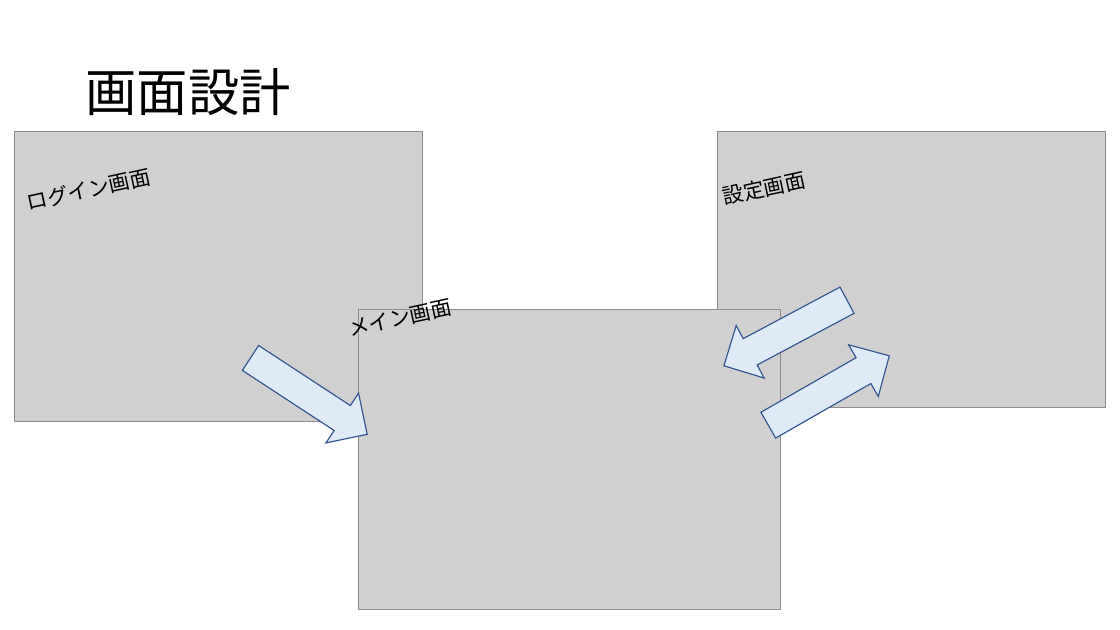
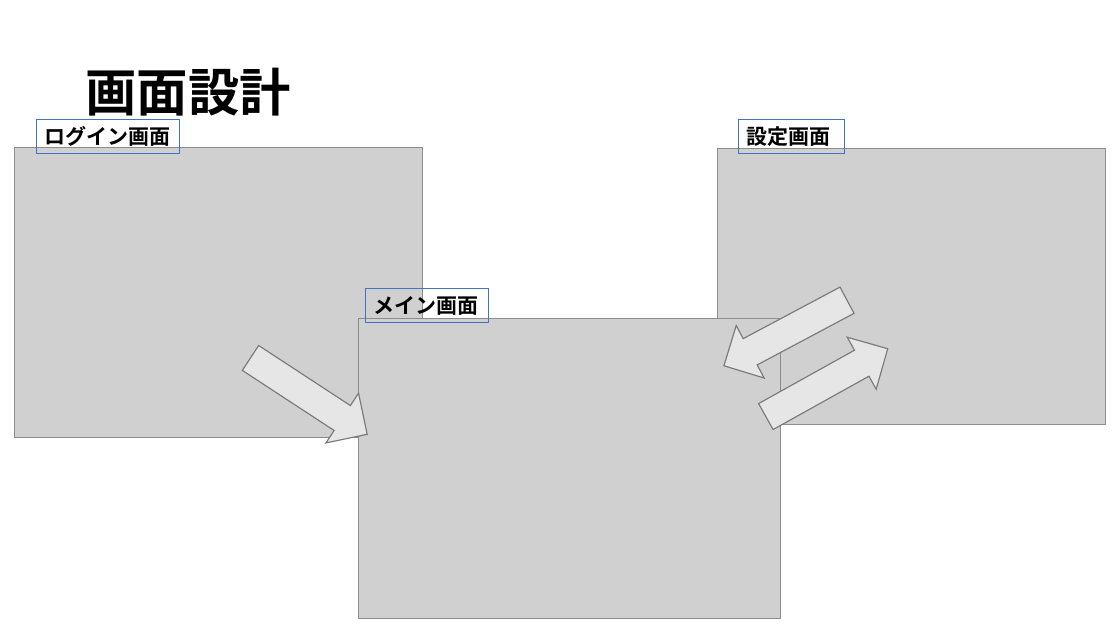
Before and after one commit to ivy239007/UG, a slide deck: slide 4 of プレゼン資料/Webアプリ開発発表資料.pptx. Drawn at 1120x630 pixels with LibreOffice and Linux fonts; fonts in the diff are those of the drawing; grey boxes stand for pictures. Boxes give left, top, right and bottom in pixels: in the first picture for what was removed or moved away, otherwise in the second. Text is boxed around its words. In the diff, an @@ line names an element or a change of style, - is before the commit and + after.

```diff
--- a/プレゼン資料/Webアプリ開発発表資料.pptx
+++ b/プレゼン資料/Webアプリ開発発表資料.pptx
@@ title "画面設計" at (85, 67, 290, 124): bold on @@
@@ bold on; outline none to #4472C4 0.75 pt; rotation 347 to 0 degrees in 3 elements at (365, 289, 488, 323), (36, 119, 180, 153), (739, 119, 844, 153) @@
@@ picture: place and size @@
-picture at (15, 131, 423, 421)
+picture at (15, 147, 423, 437)
@@ picture: place and size @@
-picture at (718, 131, 1106, 407)
+picture at (718, 148, 1106, 423)
@@ picture: place and size @@
-picture at (358, 309, 780, 609)
+picture at (358, 318, 780, 618)
@@ fill #DEEBF7 to #E7E6E6; outline #325491 1 pt to #7A7A7A 1 pt in 3 elements at (234, 333, 383, 460), (710, 274, 862, 392), (752, 322, 903, 442) @@
@@ down arrow: place and size @@
-down arrow at (754, 330, 904, 451)
+down arrow at (752, 322, 903, 442)
```
Also in this commit, not shown: 8 other slides changed, 5 other files.
